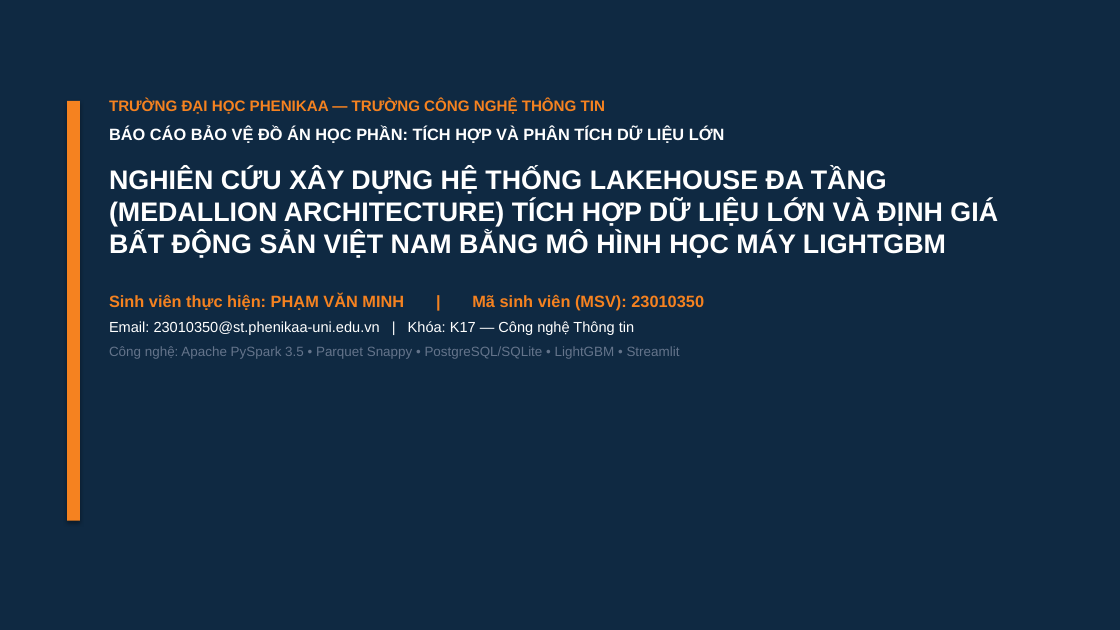
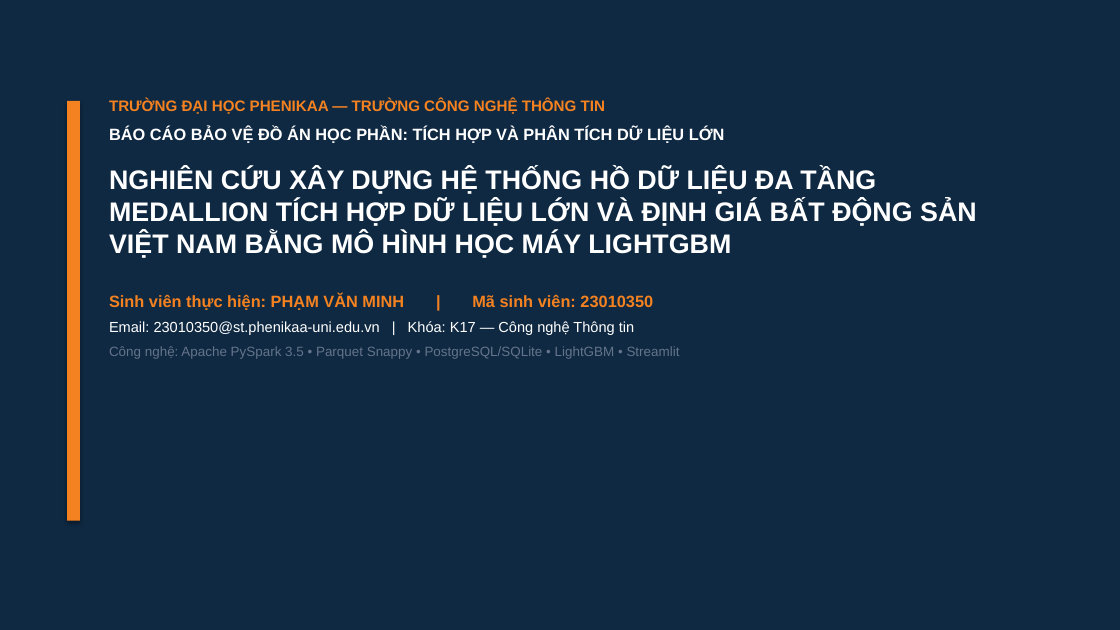
Before and after one commit to PVM-05/House-Prediction, a slide deck: slide 1 of docs/Slide_Bao_Ve_Du_An_House_Prediction.pptx. Drawn at 1120x630 pixels with LibreOffice and Linux fonts; fonts in the diff are those of the drawing. Boxes give left, top, right and bottom in pixels: in the first picture for what was removed or moved away, otherwise in the second. Text is boxed around its words. In the diff, an @@ line names an element or a change of style, - is before the commit and + after.

```diff
--- a/docs/Slide_Bao_Ve_Du_An_House_Prediction.pptx
+++ b/docs/Slide_Bao_Ve_Du_An_House_Prediction.pptx
@@ text at [109,168,977,310]: text changed @@
-NGHIÊN CỨU XÂY DỰNG HỆ THỐNG LAKEHOUSE ĐA TẦNG (MEDALLION ARCHITECTURE) TÍCH HỢP DỮ LIỆU LỚN VÀ ĐỊNH GIÁ BẤT ĐỘNG SẢN VIỆT NAM BẰNG MÔ HÌNH HỌC MÁY LIGHTGBM
-Sinh viên thực hiện: PHẠM VĂN MINH | Mã sinh viên (MSV): 23010350
+NGHIÊN CỨU XÂY DỰNG HỆ THỐNG HỒ DỮ LIỆU ĐA TẦNG MEDALLION TÍCH HỢP DỮ LIỆU LỚN VÀ ĐỊNH GIÁ BẤT ĐỘNG SẢN VIỆT NAM BẰNG MÔ HÌNH HỌC MÁY LIGHTGBM
+Sinh viên thực hiện: PHẠM VĂN MINH | Mã sinh viên: 23010350
```
Also in this commit, not shown: 15 other slides changed, 19 other files.
